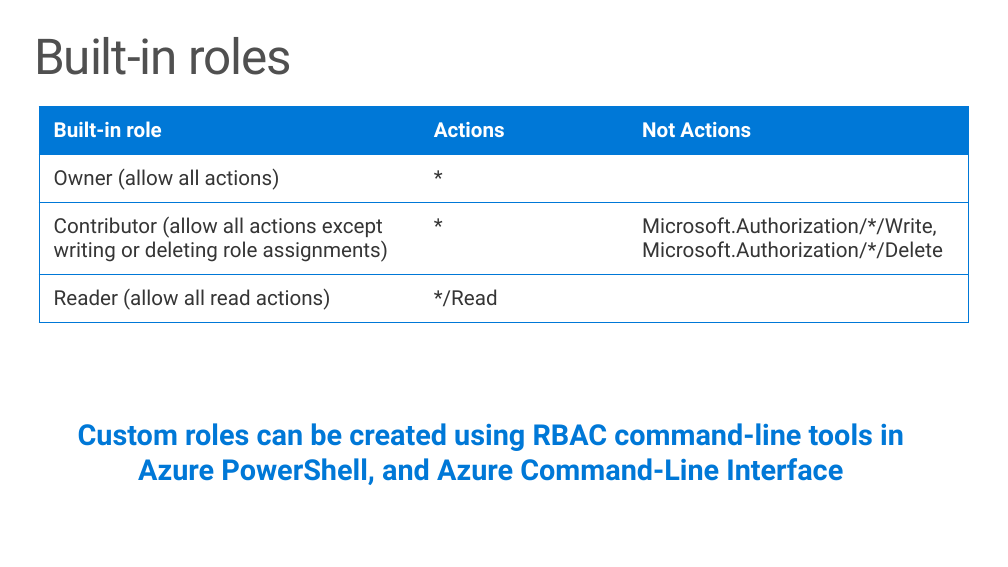
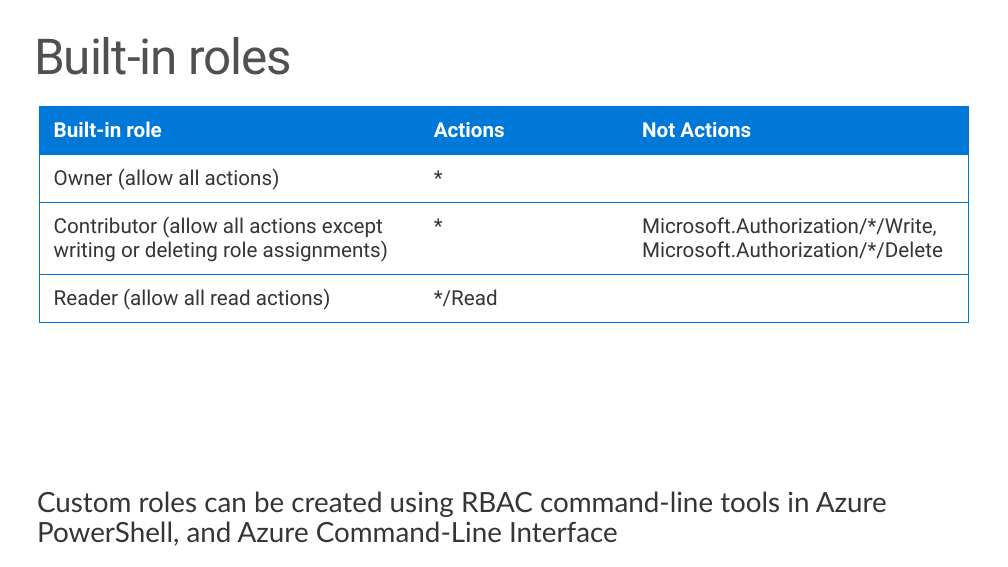
Before and after one commit to Azure-Samples/Azure-Stack-Hub-Foundation-Core, a slide deck: slide 33 of ASF-Training/ASF-slides/M03a Azure Stack Hub Identity.pptx. Drawn at 1008x567 pixels with LibreOffice and Linux fonts; fonts in the diff are those of the drawing. Boxes give left, top, right and bottom in pixels: in the first picture for what was removed or moved away, otherwise in the second. Text is boxed around its words. In the diff, an @@ line names an element or a change of style, - is before the commit and + after.

```diff
--- a/ASF-Training/ASF-slides/M03a Azure Stack Hub Identity.pptx
+++ b/ASF-Training/ASF-slides/M03a Azure Stack Hub Identity.pptx
@@ text "Custom roles can be created ...": place and size @@
-text "Custom roles can be created ..." at (78, 423, 904, 485)
+text "Custom roles can be created ..." at (37, 491, 887, 546)
@@ text "Custom roles can be created ..." at (37, 491, 887, 546): size 28 to 27 pt, font Roboto to Lato, text colour #0078D7 to #353535, bold off; alignment centre to left; line spacing 1 to 0.9 @@
```
Also in this commit, not shown: 4 other slides changed, 2 slides added, 2 slides removed, 43 other files.
